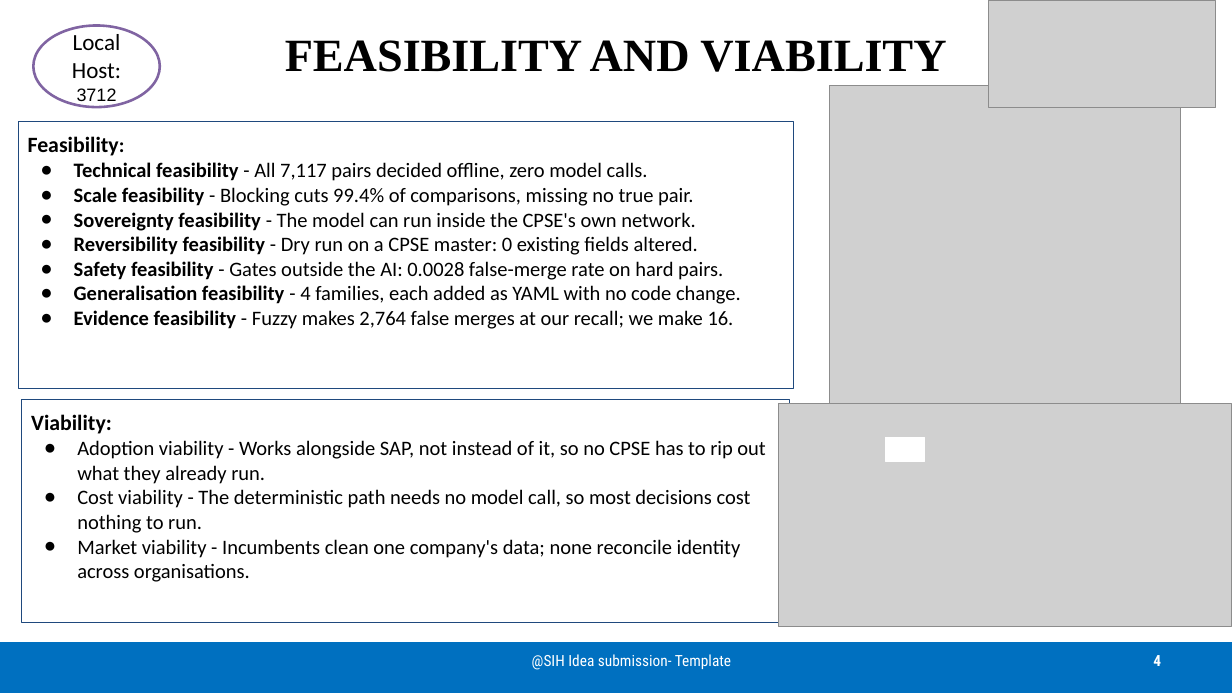
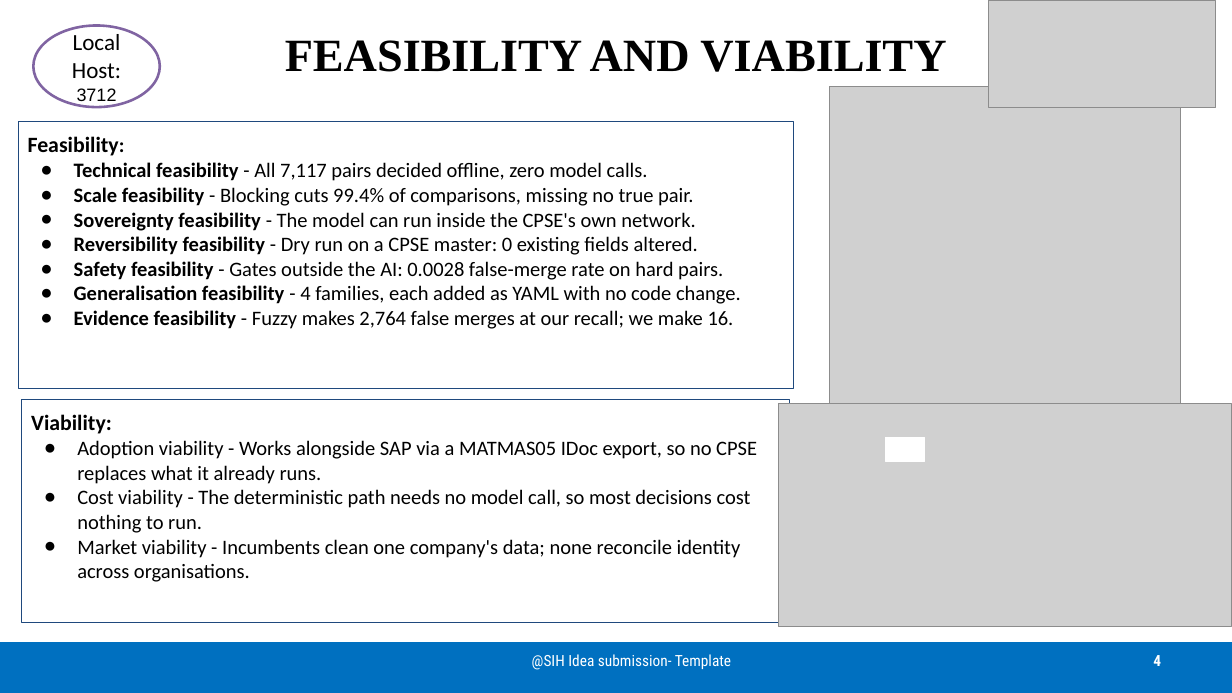
Before and after one commit to AnanthuNarashimman/SamePart, a slide deck: slide 4 of SIH2026-IDEA-Presentation-Meridian.pptx. Drawn at 1232x693 pixels with LibreOffice and Linux fonts; fonts in the diff are those of the drawing; grey boxes stand for pictures. Boxes give left, top, right and bottom in pixels: in the first picture for what was removed or moved away, otherwise in the second. Text is boxed around its words. In the diff, an @@ line names an element or a change of style, - is before the commit and + after.

```diff
--- a/SIH2026-IDEA-Presentation-Meridian.pptx
+++ b/SIH2026-IDEA-Presentation-Meridian.pptx
@@ text in rounded rectangle at <box>77,440,757,484</box>: text changed @@
-● Adoption viability - Works alongside SAP, not instead of it, so no CPSE has to rip out what they already run.
+● Adoption viability - Works alongside SAP via a MATMAS05 IDoc export, so no CPSE replaces what it already runs.
```
Also in this commit, not shown: 2 other slides changed, 2 other files.
